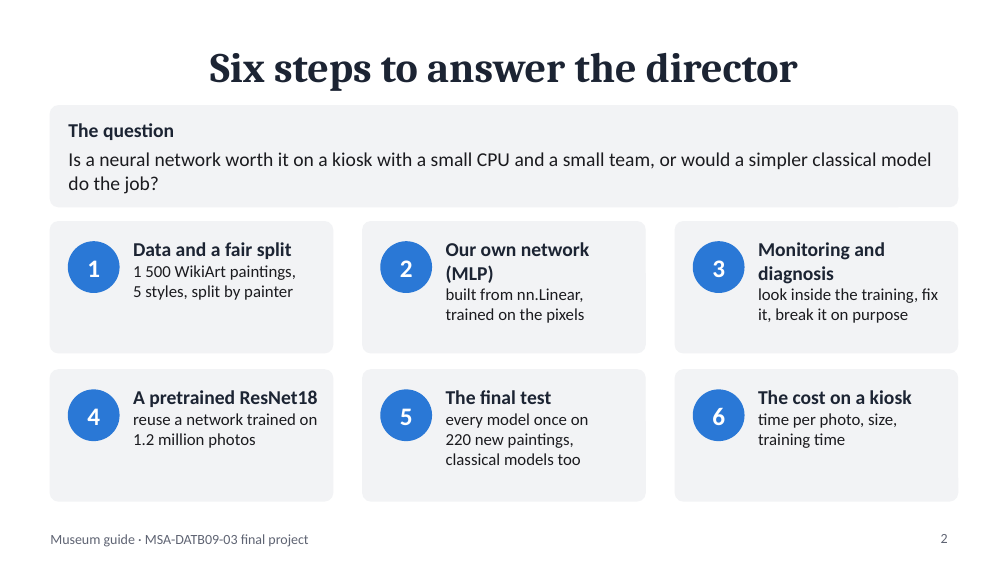
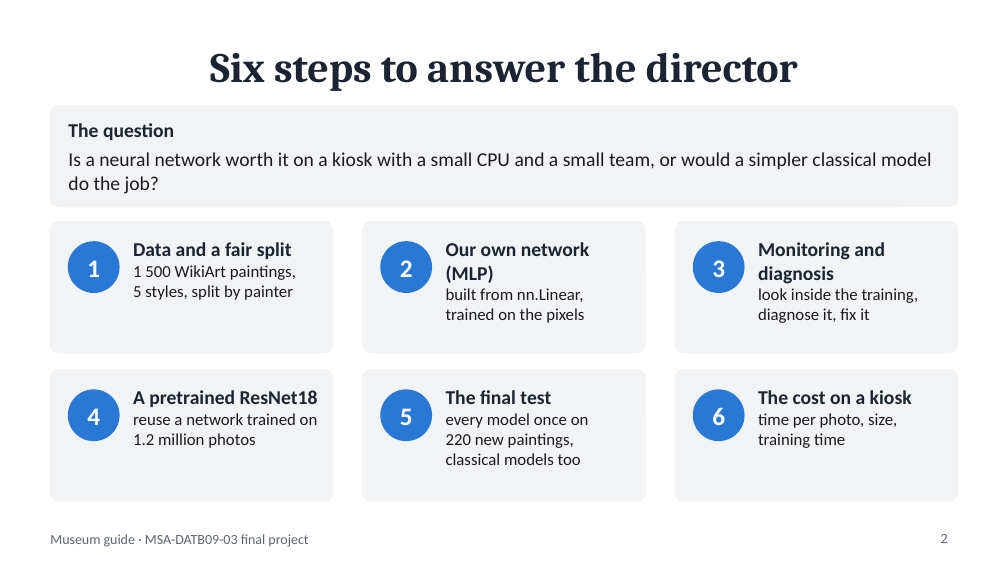
Before and after one commit to BenjaminAHS/neural-network-project, a slide deck: slide 2 of docs/museum_guide_presentation.pptx. Drawn at 1008x567 pixels with LibreOffice and Linux fonts; fonts in the diff are those of the drawing. Boxes give left, top, right and bottom in pixels: in the first picture for what was removed or moved away, otherwise in the second. Text is boxed around its words. In the diff, an @@ line names an element or a change of style, - is before the commit and + after.

Commit message:
Move the training doctor slide to the backups and show the ResNet monitoring in the talk

```diff
--- a/docs/museum_guide_presentation.pptx
+++ b/docs/museum_guide_presentation.pptx
@@ text at [758, 288, 919, 323]: text changed @@
-look inside the training, fix it, break it on purpose
+look inside the training, diagnose it, fix it
```
Also in this commit, not shown: 4 other slides changed, 5 other files.
